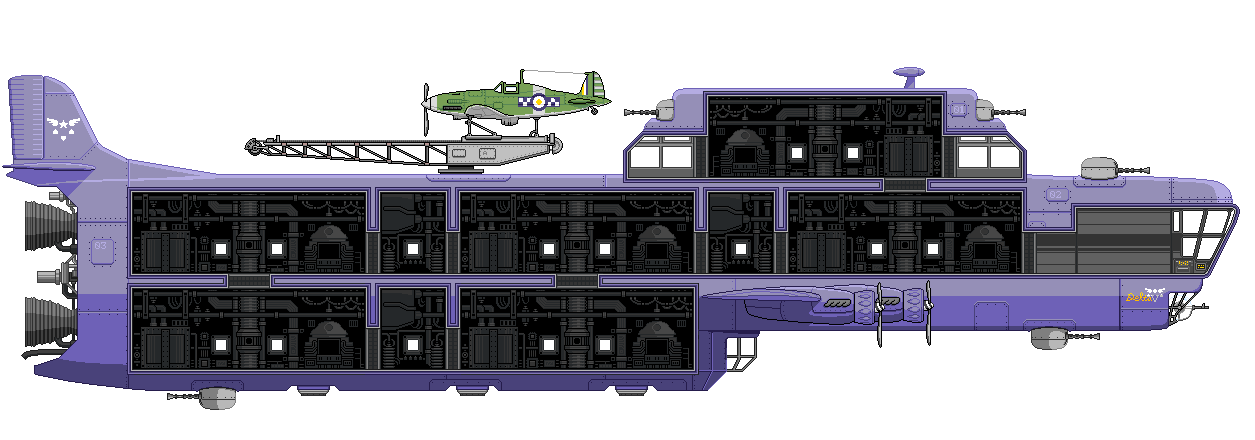
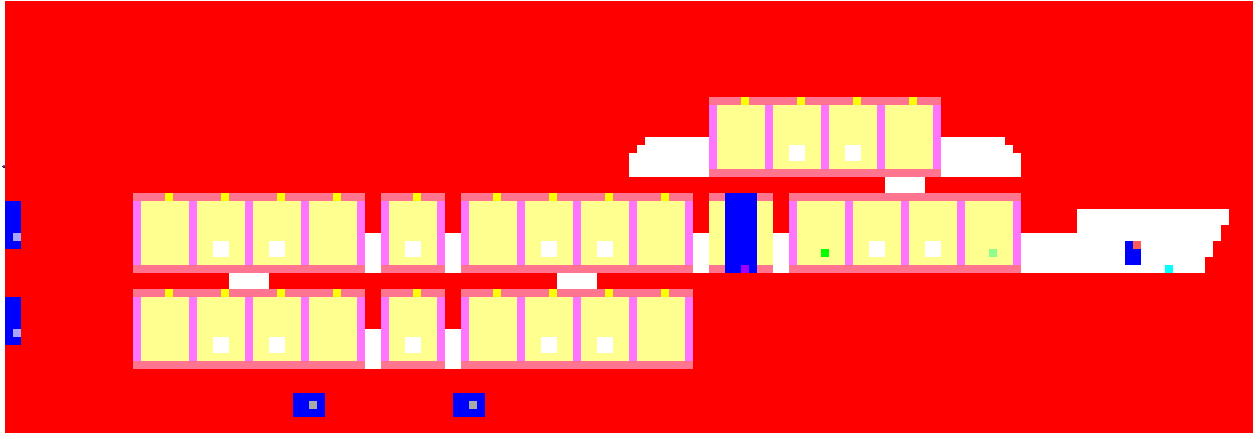
Layer changes from the first 1255 × 440 image to the second:
added layer "Ebene 1" above "blocks" over [5, 1, 1253, 433]
renamed "Ebene 10" to "blocks", showed it, painted on it over [5, 1, 1253, 433]
